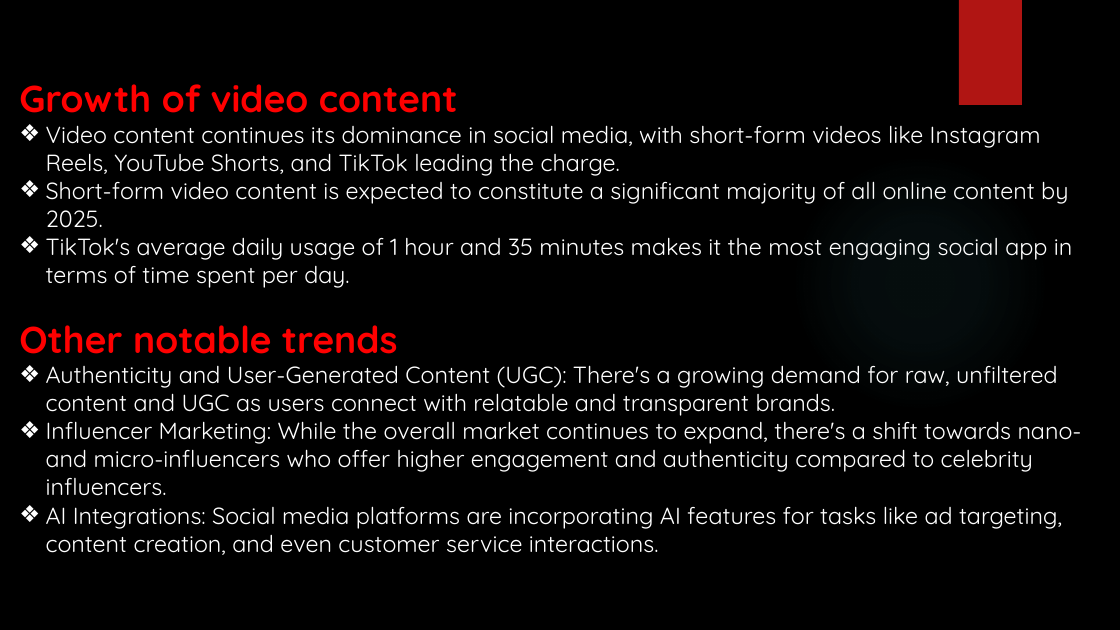
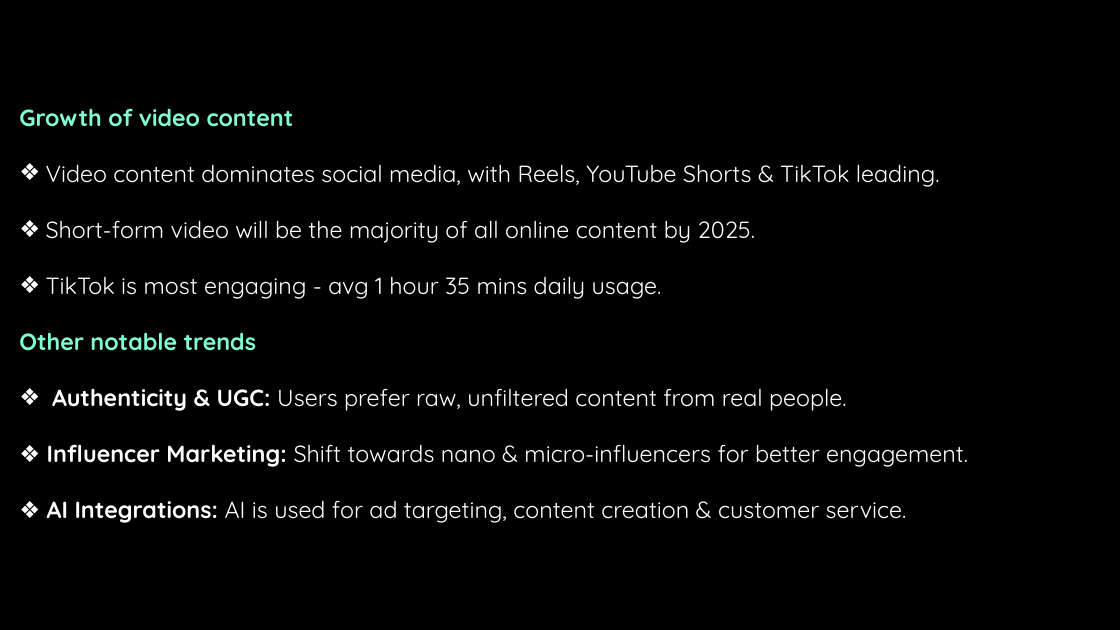
Before and after one commit to hg301240-maker/Social-Media-Usage-Trends-in-2025, a slide deck: slide 5 of PowerPoint Project.pptx. Drawn at 1120x630 pixels with LibreOffice and Linux fonts; fonts in the diff are those of the drawing; background and template pictures are left out. Boxes give left, top, right and bottom in pixels: in the first picture for what was removed or moved away, otherwise in the second. Text is boxed around its words. In the diff, an @@ line names an element or a change of style, - is before the commit and + after.

```diff
--- a/PowerPoint Project.pptx
+++ b/PowerPoint Project.pptx
@@ rectangle removed at [959,0,1022,105] @@
@@ text at [19,108,294,351]: size 32 to 20 pt, text colour #FF0000 to #7FFFD4 in "Growth of video content", "Other notable trends"; line spacing 1 to 2 @@
@@ text at [46,164,940,299]: text changed @@
-❖ Video content continues its dominance in social media, with short-form videos like Instagram Reels, YouTube Shorts, and TikTok leading the charge.
-❖ Short-form video content is expected to constitute a significant majority of all online content by 2025.
-❖ TikTok's average daily usage of 1 hour and 35 minutes makes it the most engaging social app in terms of time spent per day.
+❖ Video content dominates social media, with Reels, YouTube Shorts & TikTok leading.
+❖ Short-form video will be the majority of all online content by 2025.
+❖ TikTok is most engaging - avg 1 hour 35 mins daily usage.
@@ ellipse removed at [791,154,1049,413] @@
@@ text at [47,388,968,523]: text changed @@
-❖ Authenticity and User-Generated Content (UGC): There's a growing demand for raw, unfiltered content and UGC as users connect with relatable and transparent brands.
-❖ Influencer Marketing: While the overall market continues to expand, there's a shift towards nano- and micro-influencers who offer higher engagement and authenticity compared to celebrity influencers.
-❖ AI Integrations: Social media platforms are incorporating AI features for tasks like ad targeting, content creation, and even customer service interactions.
+❖ Authenticity & UGC: Users prefer raw, unfiltered content from real people.
+❖ Influencer Marketing: Shift towards nano & micro-influencers for better engagement.
+❖ AI Integrations: AI is used for ad targeting, content creation & customer service.
```
Also in this commit, not shown: 12 other slides changed.
